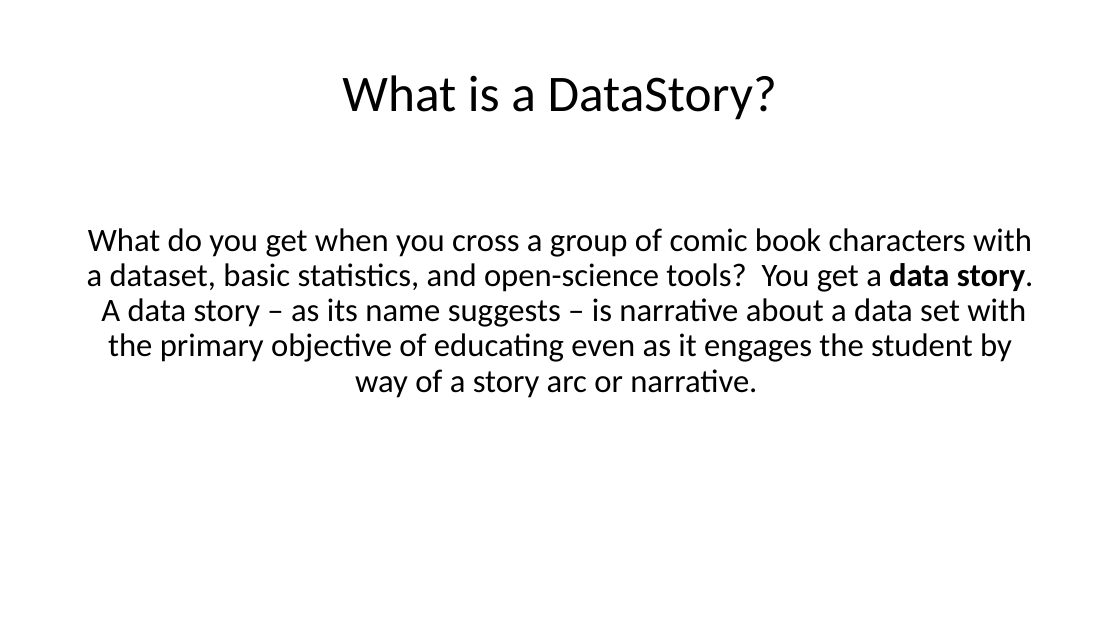
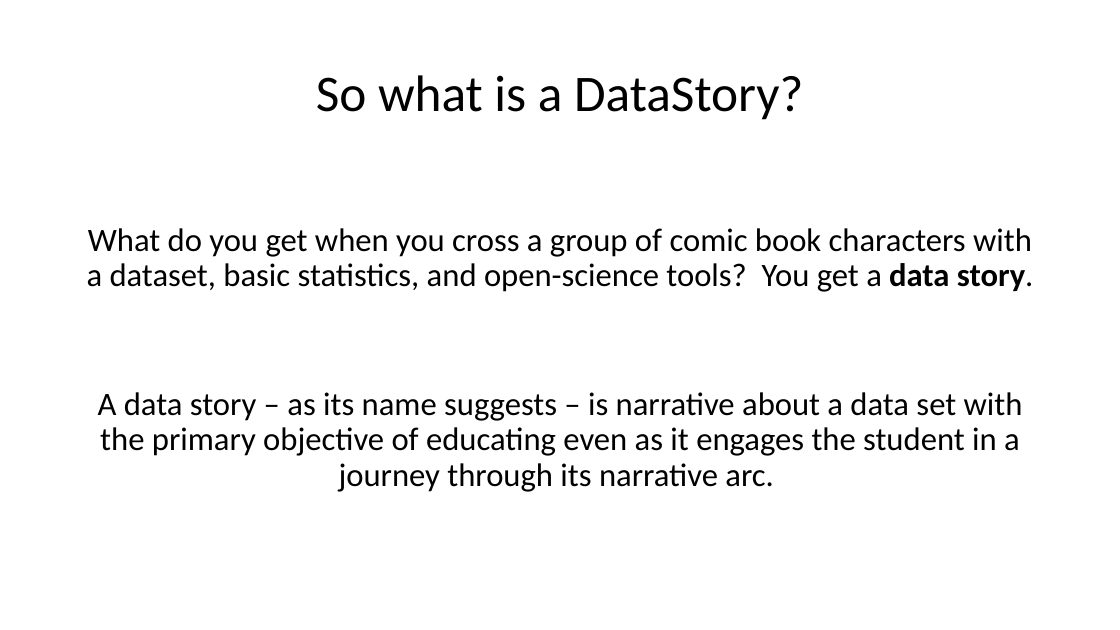
Before and after one commit to mydatastory-dev/projects, a slide deck: slide 6 of _ctsi/ctsi_presentation.pptx. Drawn at 1120x630 pixels with LibreOffice and Linux fonts; fonts in the diff are those of the drawing. Boxes give left, top, right and bottom in pixels: in the first picture for what was removed or moved away, otherwise in the second. Text is boxed around its words. In the diff, an @@ line names an element or a change of style, - is before the commit and + after.

Commit message:
Continued work on the "What is a DataStory" section.

```diff
--- a/_ctsi/ctsi_presentation.pptx
+++ b/_ctsi/ctsi_presentation.pptx
@@ title at bbox=[316, 75, 803, 120]: text changed @@
-What is a DataStory?
+So what is a DataStory?
@@ text at bbox=[87, 228, 1034, 456]: text changed @@
-What do you get when you cross a group of comic book characters with a dataset, basic statistics, and open-science tools? You get a data story. A data story – as its name suggests – is narrative about a data set with the primary objective of educating even as it engages the student by way of a story arc or narrative.
+What do you get when you cross a group of comic book characters with a dataset, basic statistics, and open-science tools? You get a data story.
+A data story – as its name suggests – is narrative about a data set with the primary objective of educating even as it engages the student in a journey through its narrative arc.
```
Also in this commit, not shown: 3 other slides changed, 3 slides added, 2 slides removed.
